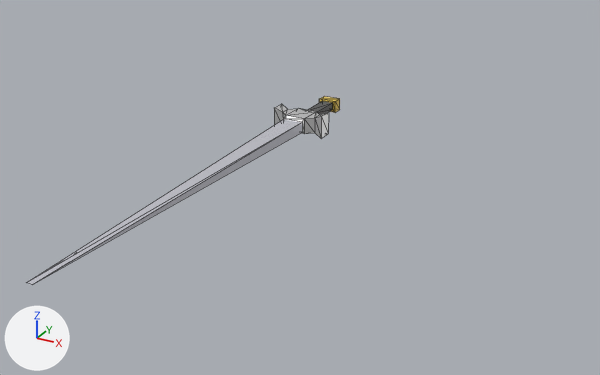
The glTF model assets/3D models/arshvir_sword.glb as it was, and as the next commit left it.
Both versions are drawn from a 50 mm lens placed at (5.36, -9.57, 3.86), pointed at (1.2, -2.0, 0.08). The lights are fixed; the arrows at lower left show +X, +Y and +Z. Mesh edges are drawn as thin lines. Where no turn or scale is listed for an object, it has been applied to the vertices. Vertices at the same position are counted once.

Objects in the first picture: 'Sword'.
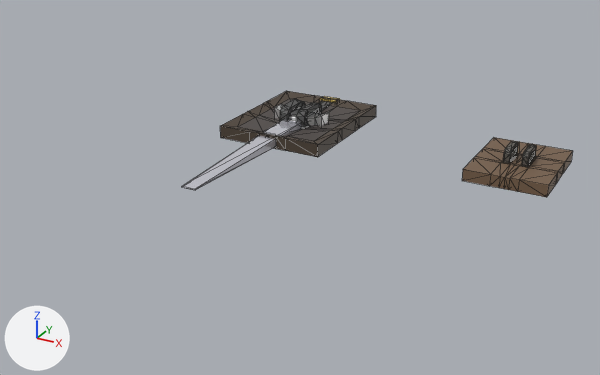
The newer file is also turned or shifted as a whole; pictures and numbers use the older file's frame.

The change in detail:
Material 'Hande' (mat_hande) is new.
Its base color is (0.09, 0.09, 0.09) (dark grey #555555).
Its roughness is 0.648.
Material 'Border' (mat_border) is new.
Its base color is (0.0792, 0.057, 0.0389) (brown #504438).
Material 'Front' (mat_front) is new.
Its base color is (0.0301, 0.0235, 0.0238) (black #302a2b).
Its roughness is 0.731.
Material 'Back' (mat_back) is new.
Its base color is (0.0762, 0.063, 0.0578) (dark grey #4e4744).
Material 'Front.001' (mat_front_001) is new.
Its base color is (0.546, 0.434, 0.0844) (yellow #c3b052).
Material 'Border.001' (mat_border_001) is new.
Its base color is (0.183, 0.113, 0.0657) (brown #775e48).
Material 'Holder' (mat_holder) is new.
Its base color is (0.107, 0.0999, 0.0865) (dark grey #5c5953).
me_cube has 48 vertices, 92 faces and spans x -0.38..0.38, y -4.96..1.19, z -0.16..0.17.
me_cube is used by ob_sword; location (0.0, 0.0, 0.0).
Part 1, on me_cube:
Vertex 0 of me_cube moves from (0.04, -4.96, 0.0) at pixel (32, 284) to (-0.15, -0.02, -0.07).
Vertex 1 of me_cube moves from (0.04, -4.96, 0.0) at pixel (32, 284) to (0.15, -0.02, 0.08).
Vertex 2 of me_cube moves from (-0.04, -4.96, 0.0) at pixel (26, 282) to (-0.15, -0.02, 0.08).
Vertex 3 of me_cube moves from (-0.04, -4.96, 0.0) at pixel (26, 282) to (0.15, -0.02, -0.07).
Vertex 4 of me_cube moves from (-0.15, -0.02, -0.07) to (-0.09, -2.49, 0.0) at pixel (181, 187).
Vertex 5 of me_cube moves from (0.15, -0.02, 0.08) at pixel (302, 122) to (0.09, -2.49, 0.01) at pixel (194, 189).
Vertex 6 of me_cube moves from (-0.15, -0.02, 0.08) at pixel (284, 118) to (-0.09, -2.49, 0.01) at pixel (181, 186).
Vertex 7 of me_cube moves from (0.15, -0.02, -0.07) at pixel (302, 132) to (0.09, -2.49, 0.0) at pixel (195, 190).
Mesh me_cube_002 is new.
It has 176 vertices, 356 faces and spans x -0.75..0.75, y -0.92..0.92, z -0.09..0.25.
Faces by material slot: [116, 132, 60, 48].
It uses material mat_hande (dark grey #555555).
It uses material mat_border (brown #504438).
It uses material mat_front (black #302a2b).
It uses material mat_back (dark grey #4e4744).
Mesh me_cube_001 is new.
It has 170 vertices, 344 faces and spans x -0.515..0.515, y -0.636..0.636, z -0.141..0.187.
Faces by material slot: [60, 168, 116].
It uses material mat_front_001 (yellow #c3b052).
It uses material mat_border_001 (brown #775e48).
It uses material mat_holder (dark grey #5c5953).
Object 'Shield-noimp' (ob_shield_noimp) is new; it shows me_cube_002.
Its location is (0.0, 0.206, 0.0).
Object 'Shield_1-noimp' (ob_shield_1_noimp) is new; it shows me_cube_001.
Its location is (3.105, 0.206, 0.0).

What differs and where, as boxes (x1, y1, x2, y2) in the pictures (600 x 375 px; the box of a moved part takes in the faces that stretch with it):
'Sword', reshaped (50% narrower, 50% shorter)
    before: (26, 96, 340, 284)
    after: (182, 96, 338, 190)
'Shield-noimp', added
    after: (220, 91, 376, 157)
    faces in mat_border (brown #504438): (220, 91, 376, 157)
    faces in mat_back (dark grey #4e4744): (238, 99, 360, 141)
    faces in mat_hande (dark grey #555555): (280, 99, 322, 129)
'Shield_1-noimp', added (brown)
    after: (462, 137, 573, 197)
    faces in mat_border_001 (brown #775e48): (462, 137, 573, 197)
    faces in mat_holder (dark grey #5c5953): (503, 141, 536, 167)
part 1 of me_cube, moved or reshaped
    before: (26, 116, 304, 284)
    after: (182, 116, 301, 190)
